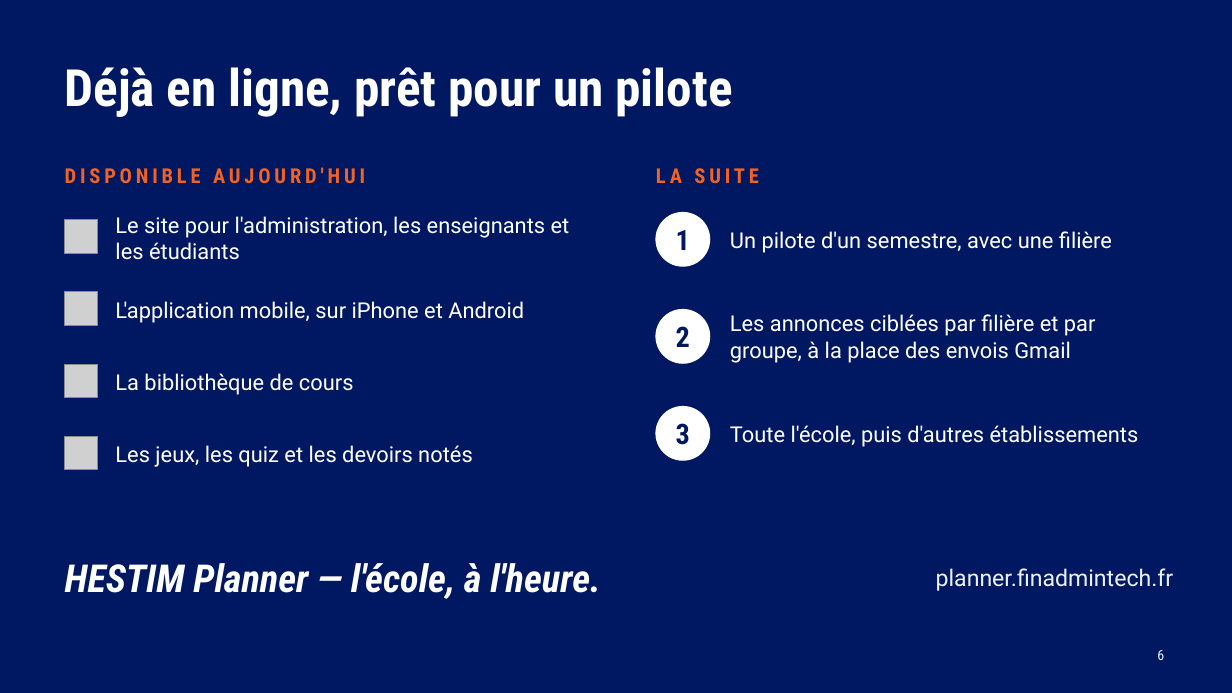
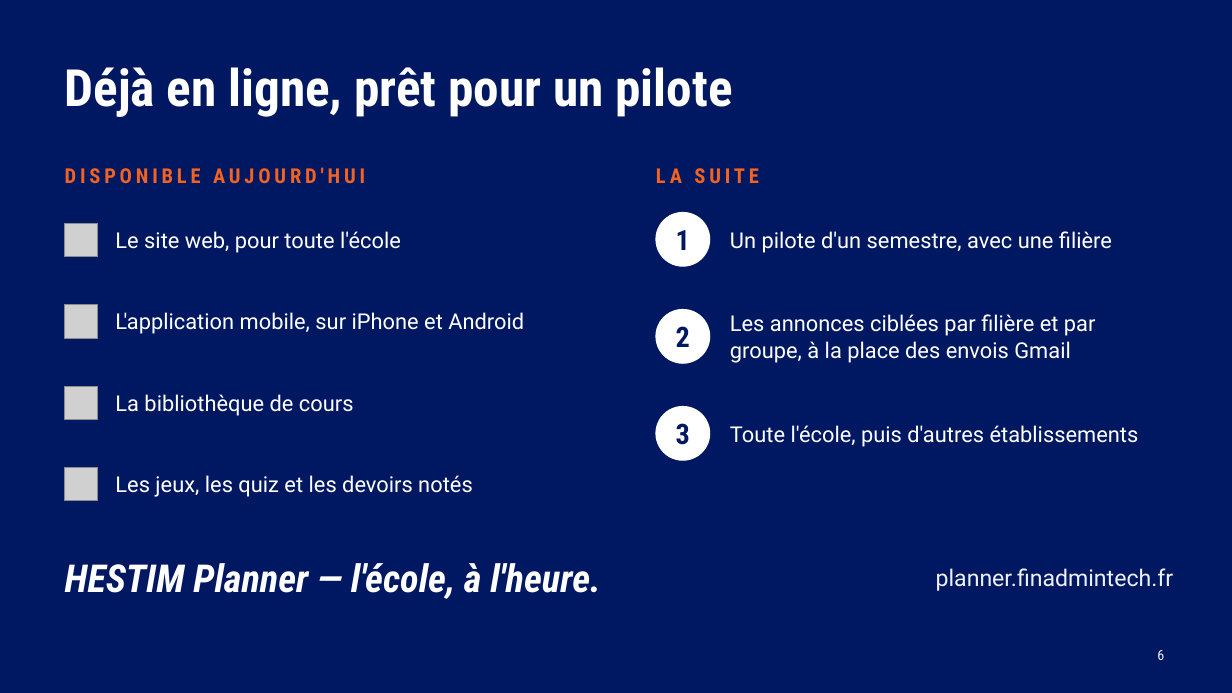
Before and after one commit to Claude20022002/plan_B_projet_PACTE, a slide deck: slide 6 of docs/presentation/HESTIM-Planner-presentation.pptx. Drawn at 1232x693 pixels with LibreOffice and Linux fonts; fonts in the diff are those of the drawing; grey boxes stand for pictures. Boxes give left, top, right and bottom in pixels: in the first picture for what was removed or moved away, otherwise in the second. Text is boxed around its words. In the diff, an @@ line names an element or a change of style, - is before the commit and + after.

Commit message:
feat: Mettre à jour la présentation HESTIM Planner et améliorer la gestion des données dans l'application mobile

```diff
--- a/docs/presentation/HESTIM-Planner-presentation.pptx
+++ b/docs/presentation/HESTIM-Planner-presentation.pptx
@@ picture: place and size @@
-picture at box(65, 220, 98, 253)
+picture at box(65, 224, 98, 257)
@@ text at box(115, 231, 401, 253): text changed @@
-Le site pour l'administration, les enseignants et les étudiants
+Le site web, pour toute l'école
@@ text "L'application mobile, sur iPhone et ...": place and size @@
-text "L'application mobile, sur iPhone et ..." at box(115, 301, 524, 323)
+text "L'application mobile, sur iPhone et ..." at box(115, 312, 524, 334)
@@ picture: place and size @@
-picture at box(65, 292, 98, 325)
+picture at box(65, 305, 98, 338)
@@ picture: place and size @@
-picture at box(65, 364, 98, 397)
+picture at box(65, 386, 98, 420)
@@ text "La bibliothèque de cours": place and size @@
-text "La bibliothèque de cours" at box(115, 373, 354, 395)
+text "La bibliothèque de cours" at box(115, 394, 354, 416)
@@ picture: place and size @@
-picture at box(65, 436, 98, 470)
+picture at box(65, 468, 98, 501)
@@ text "Les jeux, les quiz et ...": place and size @@
-text "Les jeux, les quiz et ..." at box(115, 445, 473, 467)
+text "Les jeux, les quiz et ..." at box(115, 475, 473, 497)
```
Also in this commit, not shown: 2 other slides changed, 5 other files.
